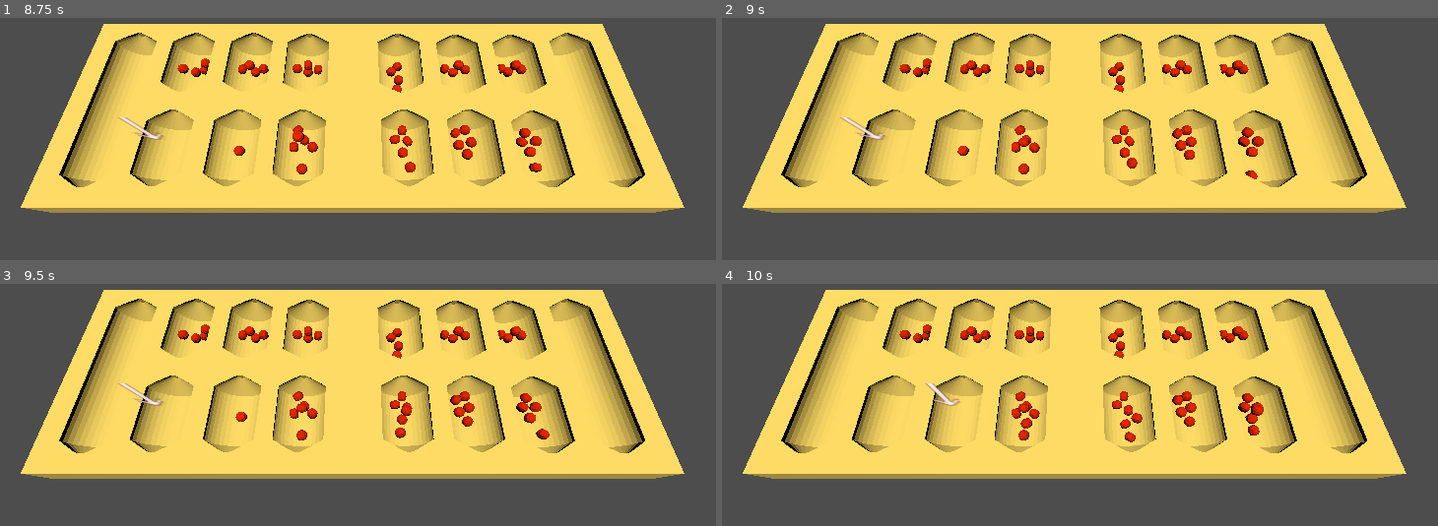
Above: before the commit, frames 1-4 (two rows, left to right).
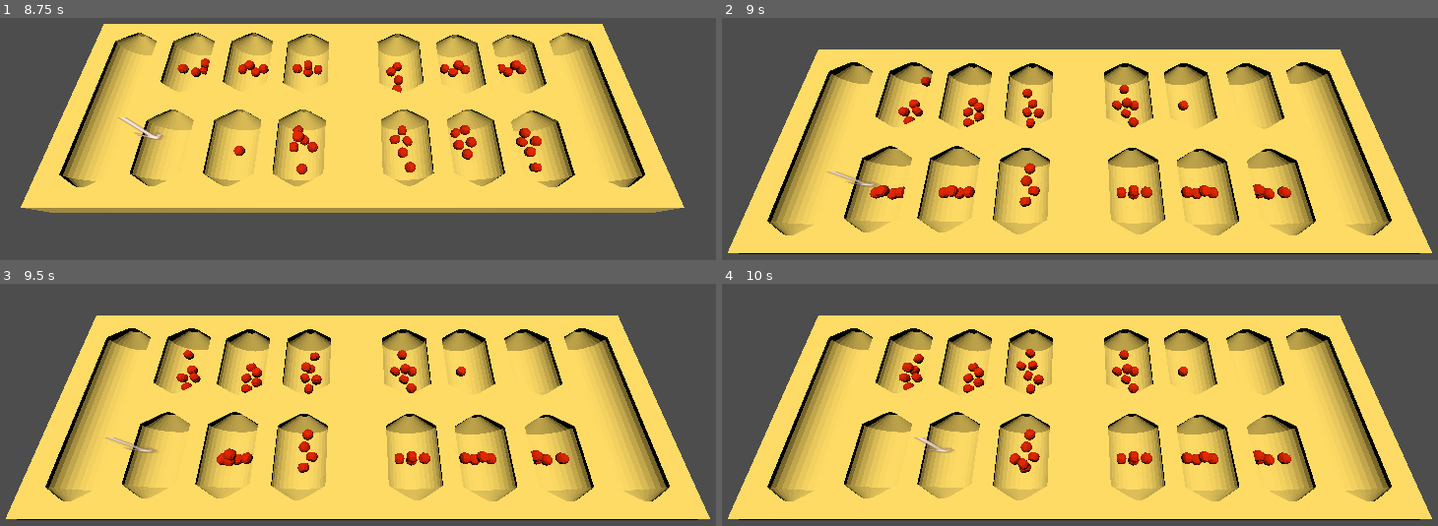
Above: after the commit, the same moments.

Repository: sym-z/3d-mancala
Game: Godot game, scene res://sample_scene.tscn
The game is run twice, just before and just after one commit, with the same random seed, the same clock (stepped at 60 frames per second) and the same inputs. The project has no main scene, so this scene is started directly.
Inputs:
- Up to frame 1 (8.75 s): hold Right (ui_right) 0.53-1.28 s; hold Space (ui_select) 0.53-1.28 s; tap Enter at 1.25 s; hold Left (ui_left) 1.28-2.03 s; tap Space (ui_select) at 1.35, 1.52, 1.82, 2.85, 3.02, 3.32, 4.35, 4.52, 4.82, 5.85, 6.02, 6.32, 7.35, 7.52, 7.82 s; hold Space (ui_select) 2.03-2.78 s; hold Right (ui_right) 2.03-3.53 s; hold Space (ui_select) 3.53-4.28 s; hold Left (ui_left) 3.53-5.78 s; hold Space (ui_select) 5.03-5.78 s; hold Right (ui_right) 5.78-8.03 s; hold Space (ui_select) 6.53-7.28 s; hold Left (ui_left) from 8.03 s (still down); hold Space (ui_select) from 8.03 s (still down)
- Up to frame 2 (9 s): keep holding Left (ui_left); release Space (ui_select) at 8.78 s; tap Space (ui_select) at 8.85 s
- Up to frame 3 (9.5 s): keep holding Left (ui_left); tap Space (ui_select) at 9.02, 9.32 s
- Up to frame 4 (10 s): release Left (ui_left) at 9.53 s; hold Right (ui_right) from 9.53 s (still down); hold Space (ui_select) from 9.53 s (still down)

Frame 1 is identical in both runs. In frame 2, 49% of the frame differs, in the area x 0-100%, y 2-98%; in frame 3, 49%; in frame 4, 48%.

Commit message:
capturing

Diff:
--- a/src/level_script.gd
+++ b/src/level_script.gd
@@ -11,7 +11,11 @@
 @export_category("UI")
 @export var arrow_pointer : Sprite3D
 
-enum TURN {ONE,TWO}
+@export_category("Cameras")
+@export var p1_cam : Camera3D
+@export var p2_cam : Camera3D
+
+enum TURN {ONE=1,TWO=2}
 var curr_turn : TURN = TURN.ONE
 const NUM_BANKS : int = 6
 const TOTAL_BANKS : int = 13
@@ -21,19 +25,22 @@
 const STARTING_AMT : int = 4
 var piece_scn : PackedScene = preload("uid://dx40hiqxmxc4x")
 
-var num_players_ready : int = 0
+var game_ready : bool = false
+
+@export_category("Game Modifiers")
+@export var spread_delay : float = 0.5
 func _ready():
 	arrow_pointer.global_position = p1_marker_banks[selected_bank].global_position
-	board_setup()
+	await board_setup()
+	game_ready = true
 
 
 #region Game Setup
 func board_setup():
 	# Fill each players side with STARTING_AMT pieces.
 	fill_bank(p1_marker_banks)
-	fill_bank(p2_marker_banks)
-
-	pass
+	await fill_bank(p2_marker_banks)
+
 func fill_bank(bank_arr : Array[Marker3D]):
 	for bank in bank_arr:
 		for i in range(STARTING_AMT):
@@ -41,8 +48,6 @@
 			bank.add_child(piece_inst)
 			piece_inst.global_position = bank.global_position
 			await get_tree().create_timer(0.2).timeout
-	num_players_ready += 1
-	pass
 #endregion
 
 #region Input Handling
@@ -51,7 +56,7 @@
 		move_left()
 	if event.is_action_pressed("ui_right"):
 		move_right()
-	if event.is_action_pressed("ui_select") and num_players_ready == 2:
+	if event.is_action_pressed("ui_select") and game_ready:
 		choose_bank()
 
 func move_left():
@@ -71,8 +76,28 @@
 		set_selection(selected_bank)
 
 func set_selection(bank_num : int):
-	arrow_pointer.global_position = p1_marker_banks[bank_num].global_position
+	if curr_turn == TURN.ONE:
+		arrow_pointer.global_position = p1_marker_banks[bank_num].global_position
+	else:
+		arrow_pointer.global_position = p2_marker_banks[bank_num].global_position
 #endregion
+
+func swap_turn():
+	await get_tree().create_timer(spread_delay * 2).timeout
+	if curr_turn == TURN.ONE:
+		curr_turn = TURN.TWO
+		p1_cam.current = false
+		p2_cam.current = true
+	else:
+		curr_turn = TURN.ONE
+		p1_cam.current = true
+		p2_cam.current = false
+
+	# Change arrow to be new selection
+	set_selection(0)
+	# Change back end to select new bank
+	selected_bank = 0
+
 
 #region Bank Choice
 func choose_bank():
@@ -106,7 +131,7 @@
 				else:
 					place_piece(p1_marker_banks[global_bank])
 				final_bank_num = global_bank
-				await get_tree().create_timer(0.5).timeout
+				await get_tree().create_timer(spread_delay).timeout
 
 		else:
 			#TODO TEST THIS ONCE YOU HAVE TURN SWITCHING
@@ -119,23 +144,59 @@
 				else:
 					place_piece(p2_marker_banks[global_bank])
 				final_bank_num = global_bank
-				await get_tree().create_timer(0.5).timeout
-
-			if final_bank_num == NUM_BANKS:
-				print("EXTRA TURN")
-				#TODO HANDLE EXTRA TURN LOGIC
-
-			print("TURN: ", curr_turn)
-			print("SELECTED BANK: ", selected_bank)
-			print("Final Bank Global: ", final_bank_num)
-
-			#TODO: CAPTURE CHECK
+				await get_tree().create_timer(spread_delay).timeout
+
+		# Landed in own Home
+		if final_bank_num == NUM_BANKS:
+			print("EXTRA TURN")
+			#TODO HANDLE EXTRA TURN LOGIC
+		# Landed on own side
+		# You can only capture if you land on "your" side and that is the only piece in there now
+		elif final_bank_num < NUM_BANKS:
+			if curr_turn == TURN.ONE and p1_marker_banks[final_bank_num].get_child_count() == 1:
+				await capture_check(p1_marker_banks[final_bank_num], final_bank_num)
+			elif curr_turn == TURN.TWO and p2_marker_banks[final_bank_num].get_child_count() == 1:
+				await capture_check(p2_marker_banks[final_bank_num], final_bank_num)
+			await swap_turn()
+		# Landed in other player's side
+		else:
+			await swap_turn()
+
+
+		print("PLAYER ", curr_turn, " TURN DONE")
+		print("SELECTED BANK: ", selected_bank)
+		print("Final Bank Global: ", final_bank_num)
 	else:
 		print("NO PIECES IN SELECTED BANK")
 
 # Similarly to fill banks, used when iterating through banks after choice.
-
 func place_piece(bank: Marker3D):
 	var piece_inst : RigidBody3D = piece_scn.instantiate()
 	bank.add_child(piece_inst)
 	piece_inst.global_position = bank.global_position
+
+func capture_check(bank : Marker3D, index : int):
+	print("CALLED")
+	# Since function was called with await, these internal awaits for the placement will carry out before the function returns to caller
+	var opposite_bank : Marker3D
+	if curr_turn == TURN.ONE:
+		opposite_bank = p2_marker_banks[5-index]
+	else:
+		opposite_bank = p1_marker_banks[5-index]
+	# Transfer pieces
+	if opposite_bank.get_child_count() != 0:
+		for piece in opposite_bank.get_children():
+			piece.call_deferred("queue_free")
+			if curr_turn == TURN.ONE:
+				place_piece(p1_marker_home)
+			else:
+				place_piece(p2_marker_home)
+			await get_tree().create_timer(spread_delay).timeout
+		# Place remaining piece
+		var last_piece = bank.get_child(0)
+		last_piece.call_deferred("queue_free")
+		if curr_turn == TURN.ONE:
+			place_piece(p1_marker_home)
+		else:
+			place_piece(p2_marker_home)
+		await get_tree().create_timer(spread_delay).timeout
--- a/src/sample_scene.tscn
+++ b/src/sample_scene.tscn
@@ -12,18 +12,26 @@
 
 [sub_resource type="Compositor" id="Compositor_id4ae"]
 
-[node name="Sample Level" type="Node3D" unique_id=202412583 node_paths=PackedStringArray("p1_marker_banks", "p2_marker_banks", "p1_marker_home", "p2_marker_home", "arrow_pointer")]
+[node name="Sample Level" type="Node3D" unique_id=202412583 node_paths=PackedStringArray("p1_marker_banks", "p2_marker_banks", "p1_marker_home", "p2_marker_home", "arrow_pointer", "p1_cam", "p2_cam")]
 script = ExtResource("1_id4ae")
 p1_marker_banks = [NodePath("Placement Markers/P1_1"), NodePath("Placement Markers/P1_2"), NodePath("Placement Markers/P1_3"), NodePath("Placement Markers/P1_4"), NodePath("Placement Markers/P1_5"), NodePath("Placement Markers/P1_6")]
 p2_marker_banks = [NodePath("Placement Markers/P2_1"), NodePath("Placement Markers/P2_2"), NodePath("Placement Markers/P2_3"), NodePath("Placement Markers/P2_4"), NodePath("Placement Markers/P2_5"), NodePath("Placement Markers/P2_6")]
 p1_marker_home = NodePath("Placement Markers/P1_H")
 p2_marker_home = NodePath("Placement Markers/P2_H")
 arrow_pointer = NodePath("Selection Arrow")
+p1_cam = NodePath("P1 Cam")
+p2_cam = NodePath("P2 Cam")
 
 [node name="Board" parent="." unique_id=968892763 instance=ExtResource("1_ohetr")]
 
-[node name="Camera3D" type="Camera3D" parent="." unique_id=155083364]
+[node name="P1 Cam" type="Camera3D" parent="." unique_id=155083364]
 transform = Transform3D(1, 0, 0, 0, 0.39576986, 0.91834974, 0, -0.91834974, 0.39576986, 0, 2.9886255, 1.7312129)
+environment = SubResource("Environment_ohetr")
+attributes = SubResource("CameraAttributesPractical_0pueg")
+compositor = SubResource("Compositor_id4ae")
+
+[node name="P2 Cam" type="Camera3D" parent="." unique_id=1002071270]
+transform = Transform3D(-0.99999994, 8.029314e-08, -3.457969e-08, 0, 0.39554554, 0.9184465, 8.742277e-08, 0.9184465, -0.39554554, 0, 2.9886255, -1.1855042)
 environment = SubResource("Environment_ohetr")
 attributes = SubResource("CameraAttributesPractical_0pueg")
 compositor = SubResource("Compositor_id4ae")
